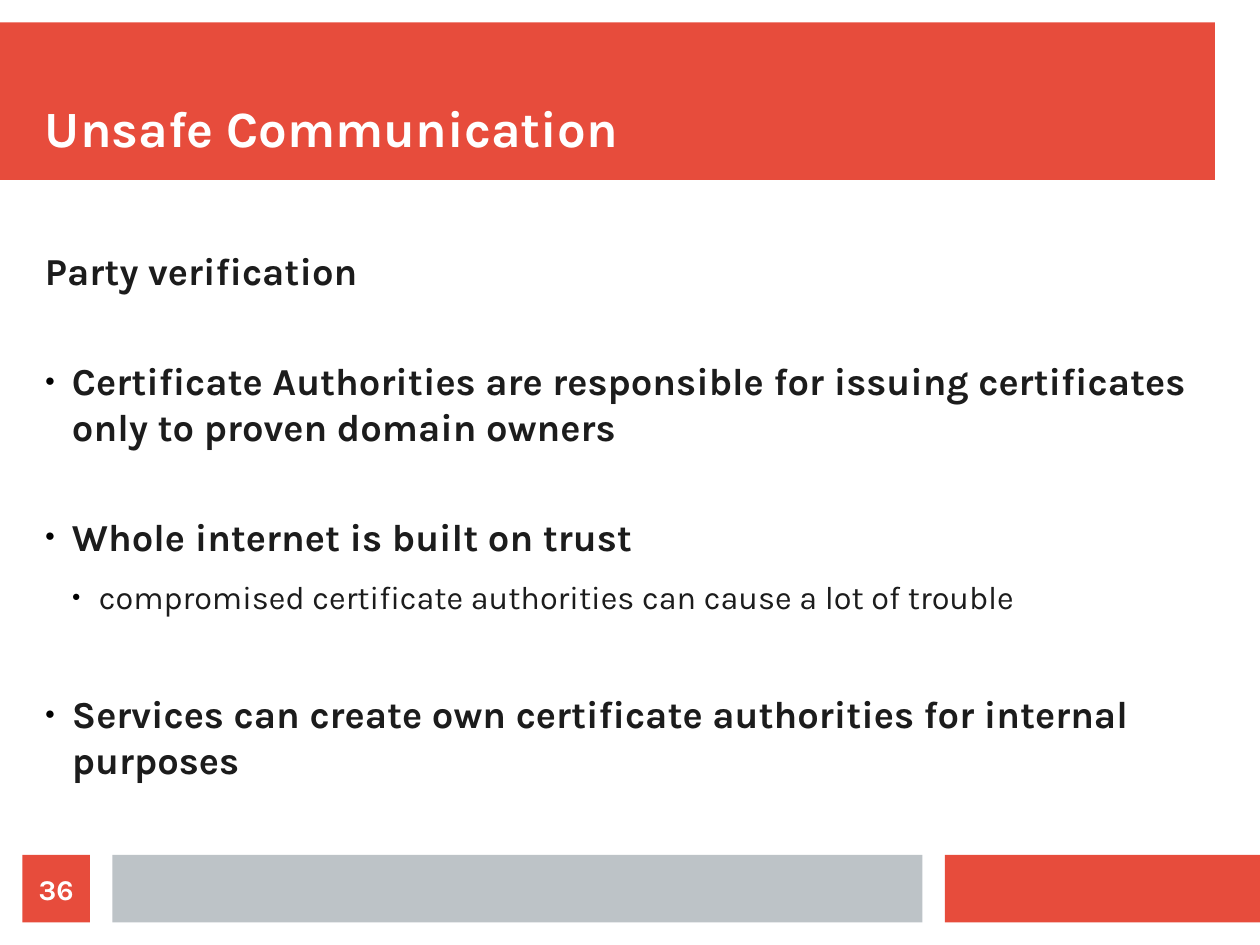
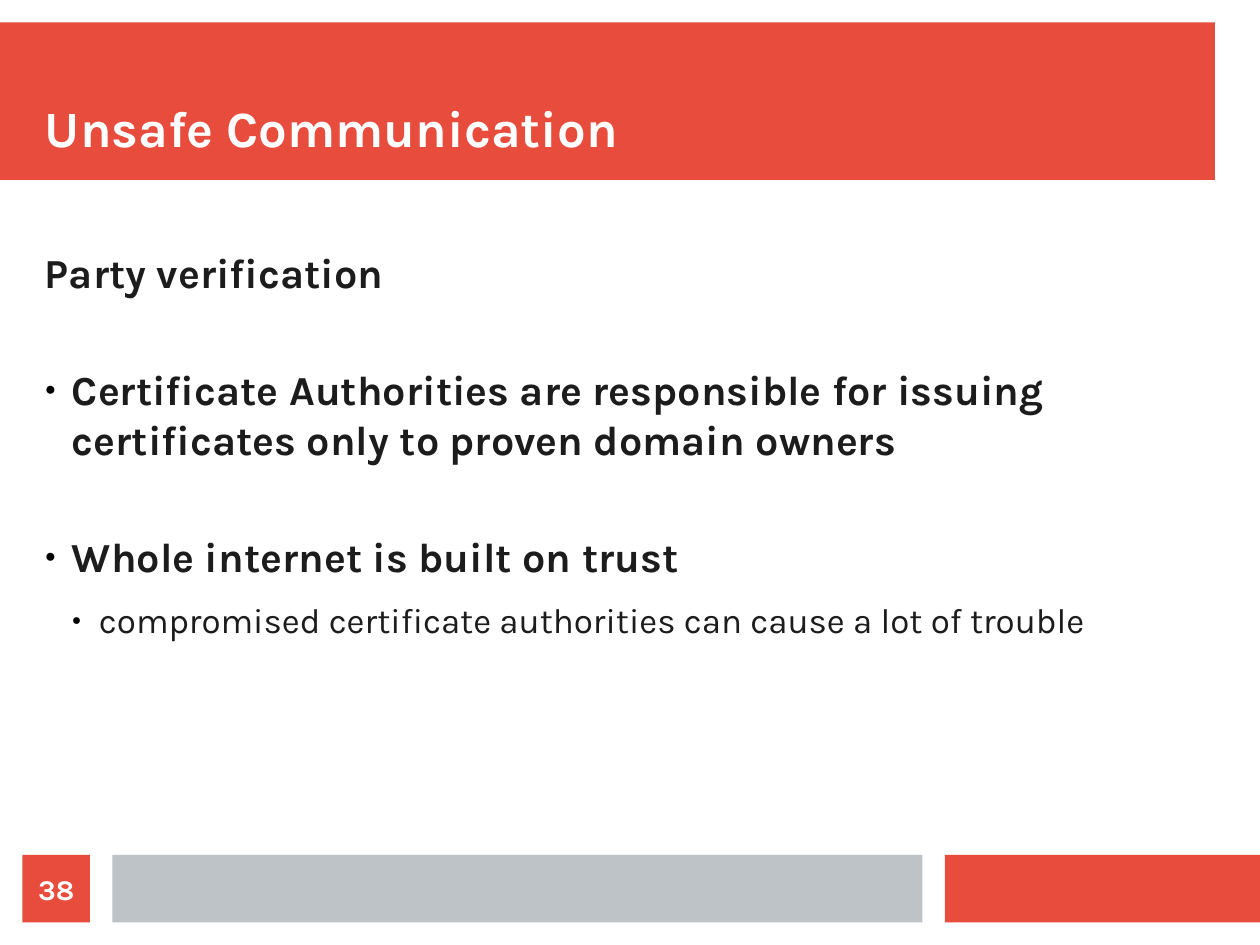
Before and after one commit to maxotta/pia-labs, a slide deck: slide 38 of lectures/security/security.odp (slide 36 before the commit). Drawn at 1260x945 pixels with LibreOffice and Linux fonts; fonts in the diff are those of the drawing. Boxes give left, top, right and bottom in pixels: in the first picture for what was removed or moved away, otherwise in the second. Text is boxed around its words. In the diff, an @@ line names an element or a change of style, - is before the commit and + after.

```diff
--- a/lectures/security/security.odp
+++ b/lectures/security/security.odp
@@ text "Party verification" at bbox=[45, 258, 1084, 642]: size 24.1 to 26 pt in "Party verification", "Certificate Authorities are responsible for issuing certific ...", "Whole internet is built on trust"; size 20.4 to 22 pt in "compromised certificate authorities can cause a lot ..." @@
@@ text at bbox=[72, 701, 1128, 783]: paragraph removed @@
-● Services can create own certificate authorities for internal purposes
@@ page number at bbox=[38, 881, 74, 901]: text changed @@
-36
+38
```
Also in this commit, not shown: 14 other slides changed, 3 slides added, 3 slides removed, 8 other files.
